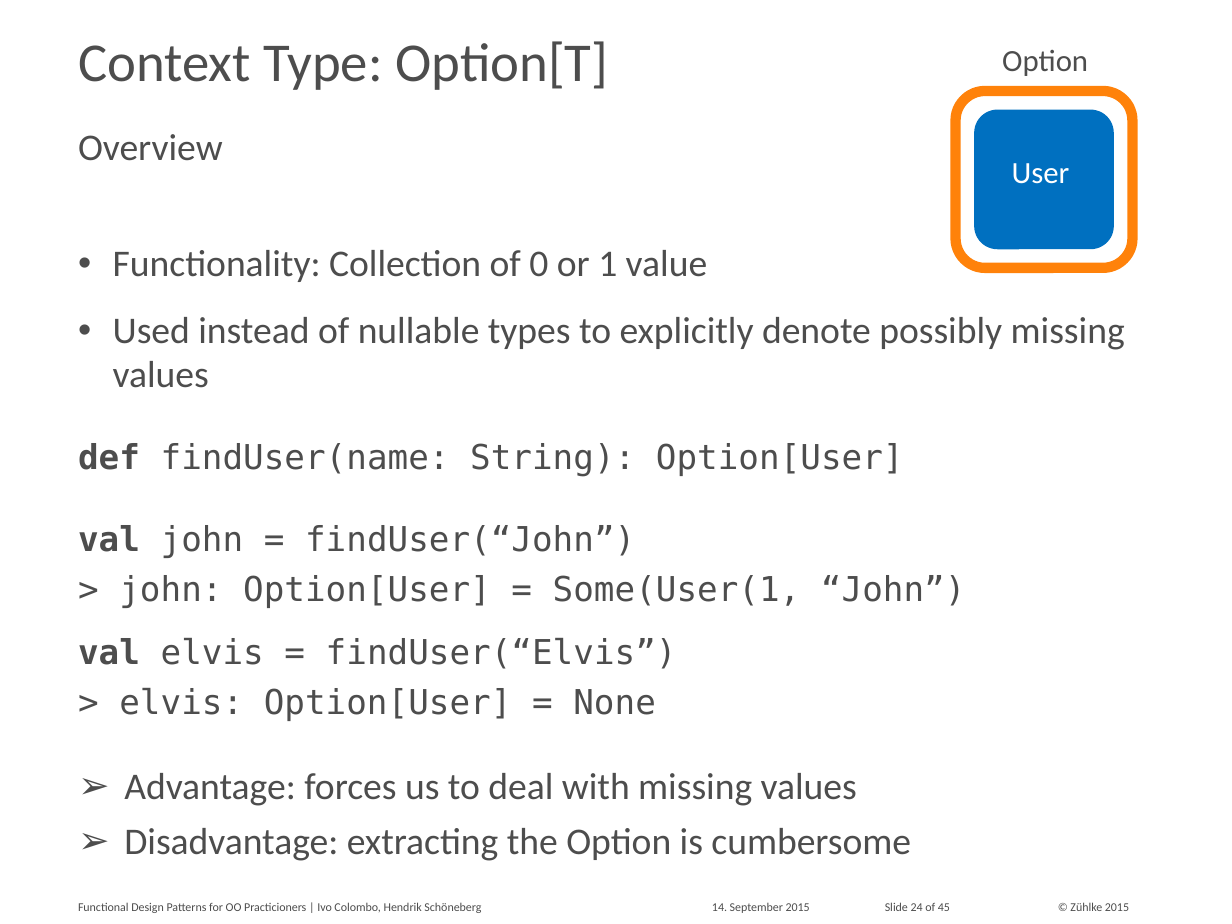
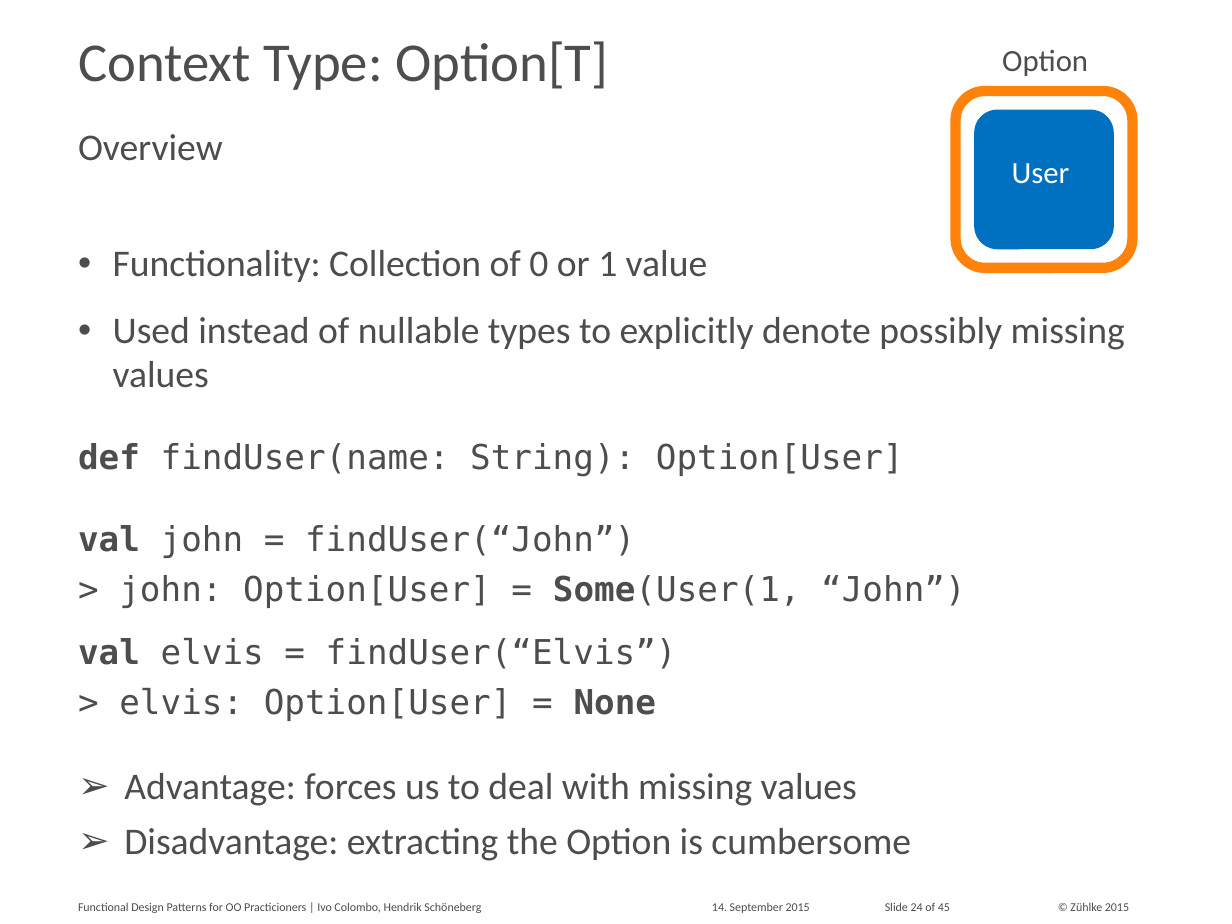
Before and after one commit to aax/zdays-fp-patterns, a slide deck: slide 24 of Functional Design Patterns for OO Practitioners.pptx. Drawn at 1232x924 pixels with LibreOffice and Linux fonts; fonts in the diff are those of the drawing. Boxes give left, top, right and bottom in pixels: in the first picture for what was removed or moved away, otherwise in the second. Text is boxed around its words. In the diff, an @@ line names an element or a change of style, - is before the commit and + after.

```diff
--- a/Functional Design Patterns for OO Practitioners.pptx
+++ b/Functional Design Patterns for OO Practitioners.pptx
@@ text at (119, 575, 965, 721): bold on in "Some(User(1,", "None" @@
```
Also in this commit, not shown: 20 other slides changed, 1 other file.
